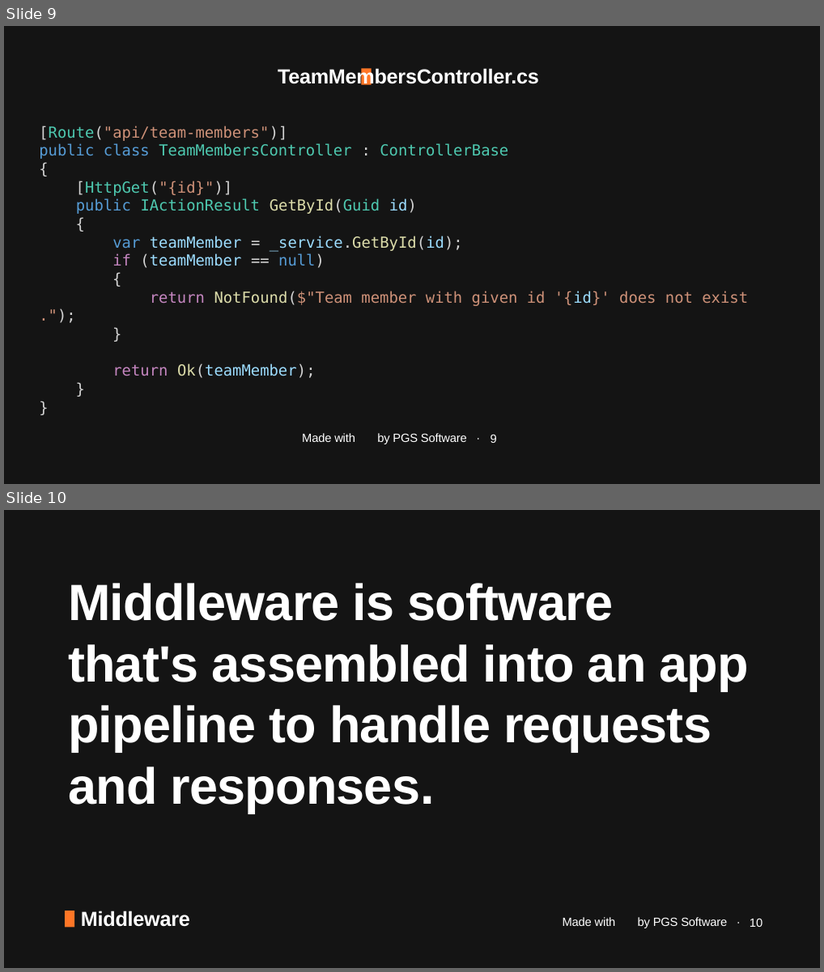
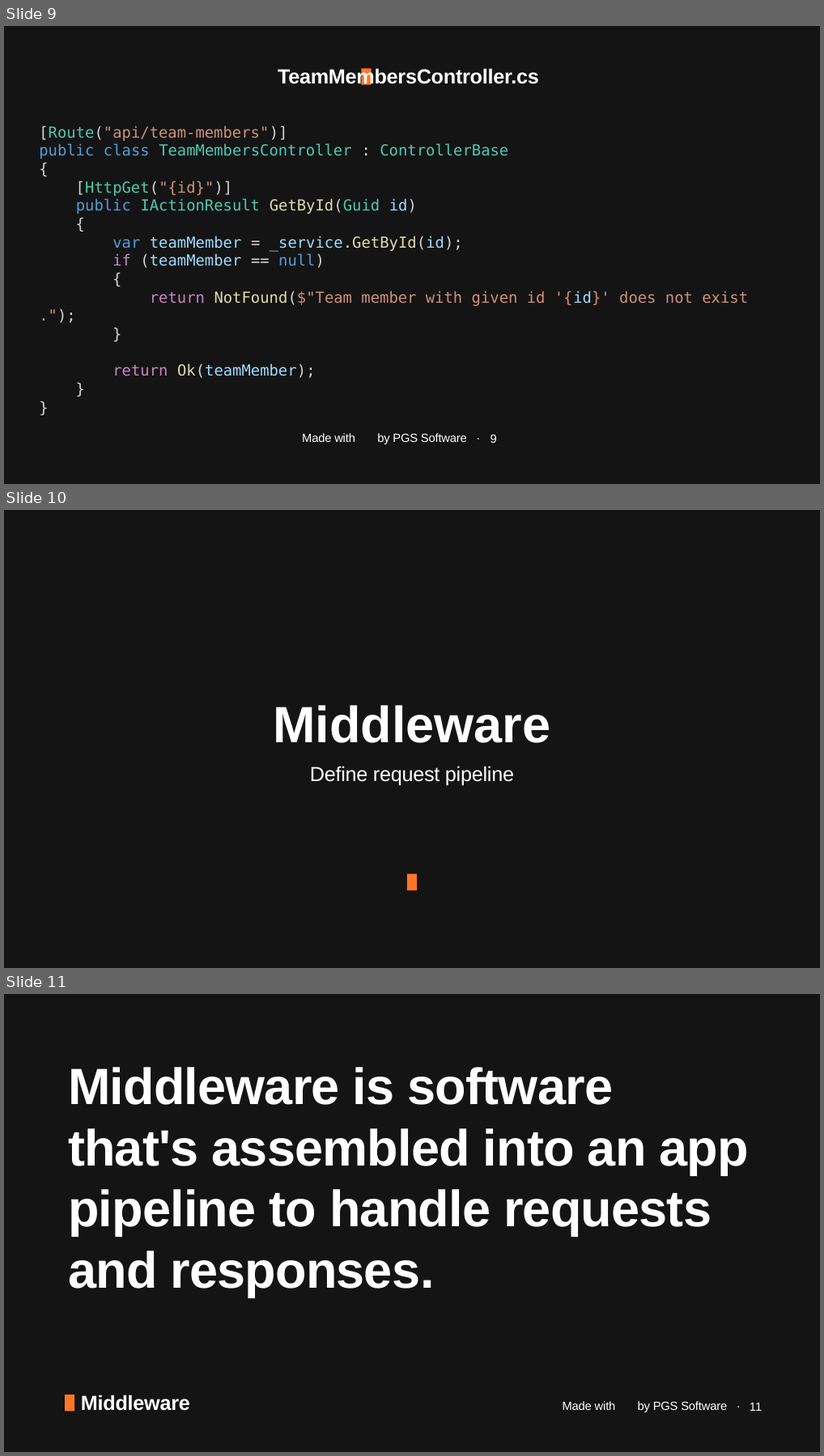
Before and after one commit to januszmarcinik/.NET-getting-started, a slide deck: PGS SharpDev.pptx. Shown one above the other, each under a label of ours: slides 9 and 10 before the commit, slides 9, 10 and 11 after it. The pictures are 824x972 and 824x1456 pixels, drawn with LibreOffice and Linux fonts; fonts in the diff are those of the drawing; background and template pictures are left out. Boxes give left, top, right and bottom in pixels: in the first picture for what was removed or moved away, otherwise in the second. Text is boxed around its words. In the diff, an @@ line names an element or a change of style, - is before the commit and + after.

```diff
--- a/PGS SharpDev.pptx
+++ b/PGS SharpDev.pptx
@@ slide 10 added at [4, 510, 820, 968], background #141414 @@
@@ title added at [273, 705, 551, 743], 120 pt, text #FFFFFF, bold @@
+Middleware
@@ text added at [310, 766, 514, 785], 48 pt, text #FFFFFF @@
+Define request pipeline
@@ what was slide 10 is now slide 11 @@
@@ page number at [750, 1403, 762, 1411]: text changed @@
-10
+11
```
Also in this commit, not shown: 2 other slides added, 3 slides removed, 3 other files.
